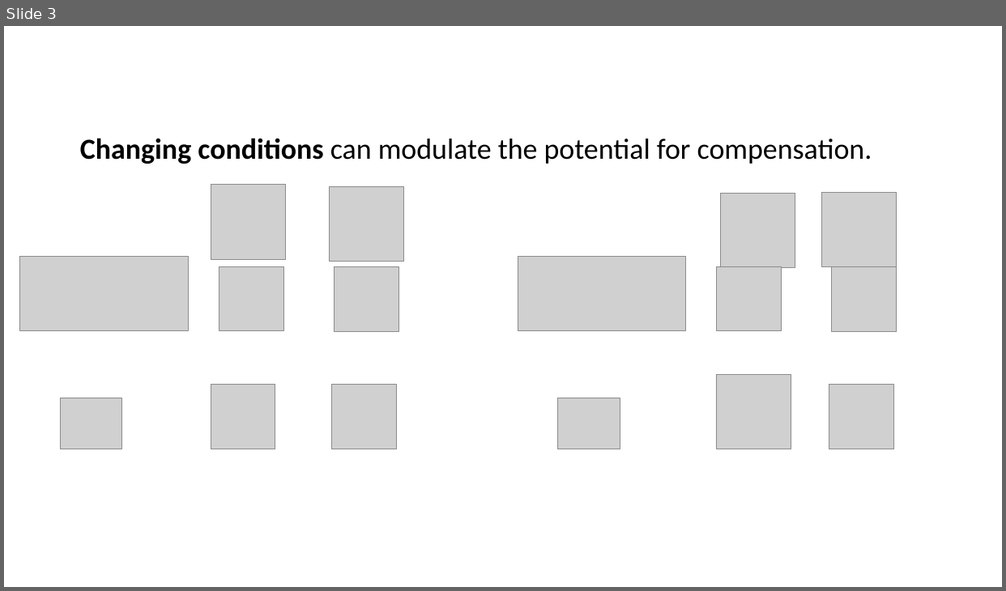
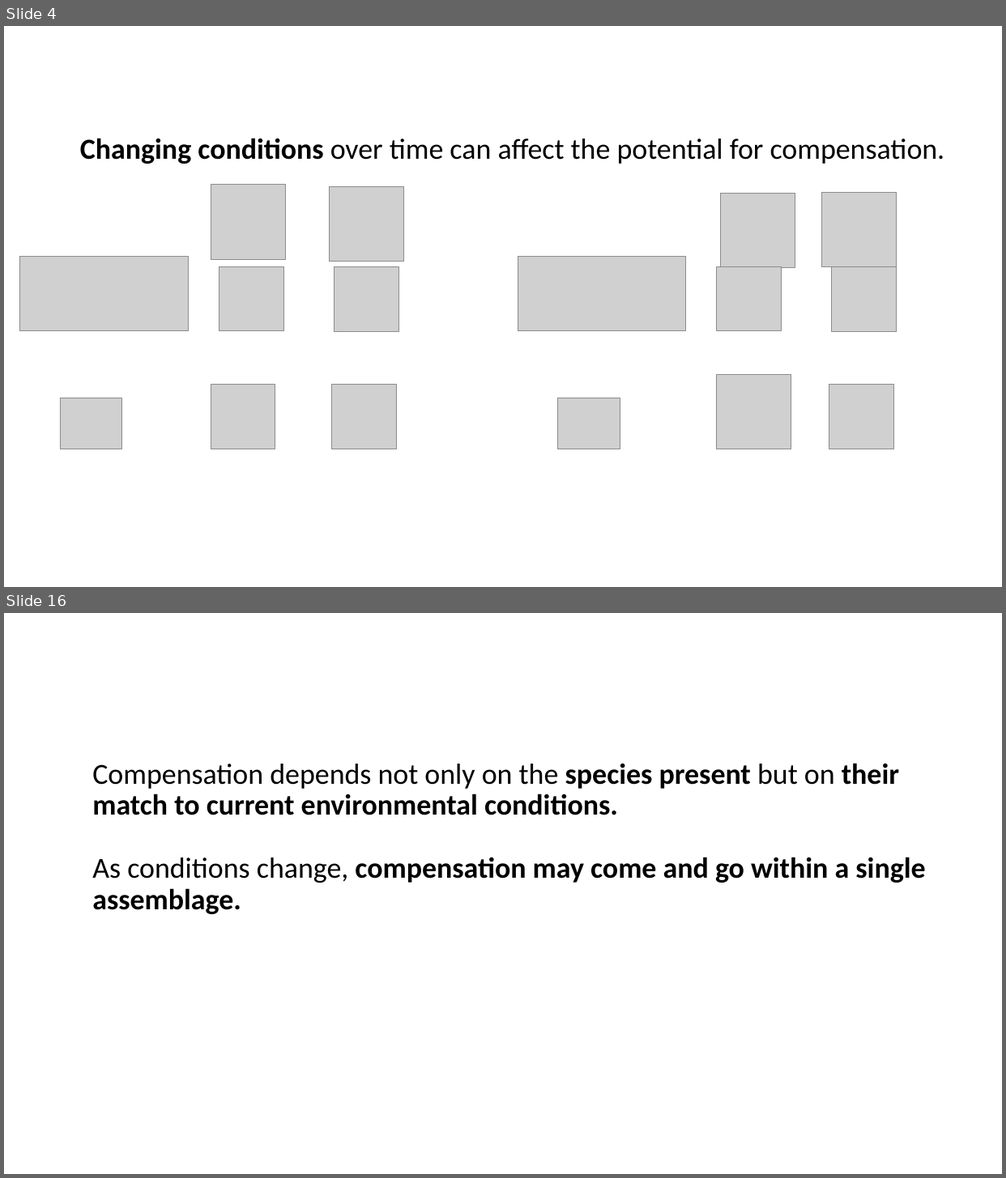
Before and after one commit to diazrenata/squareone, a slide deck: presentations/esa/rat pictures.pptx. Shown one above the other, each under a label of ours: slide 3 before the commit, slides 4 and 16 after it; the slides between them are not shown. The pictures are 1006x591 and 1006x1178 pixels, drawn with LibreOffice and Linux fonts; fonts in the diff are those of the drawing; grey boxes stand for pictures. Boxes give left, top, right and bottom in pixels: in the first picture for what was removed or moved away, otherwise in the second. Text is boxed around its words. In the diff, an @@ line names an element or a change of style, - is before the commit and + after.

```diff
--- a/presentations/esa/rat pictures.pptx
+++ b/presentations/esa/rat pictures.pptx
@@ slide 16 added at (x1=4, y1=613, x2=1002, y2=1174), background #FFFFFF @@
@@ text added at (x1=92, y1=763, x2=925, y2=914), 28 pt, text #000000, bold @@
+Compensation depends not only on the species present but on their match to current environmental conditions.
+As conditions change, compensation may come and go within a single assemblage.
@@ what was slide 3 is now slide 4 @@
@@ slide 4 changed as well @@
@@ title at (x1=80, y1=138, x2=945, y2=164): text changed @@
-Changing conditions can modulate the potential for compensation.
+Changing conditions over time can affect the potential for compensation.
```
Also in this commit, not shown: 1 other slide changed, 13 other slides added, 2 slides removed.
